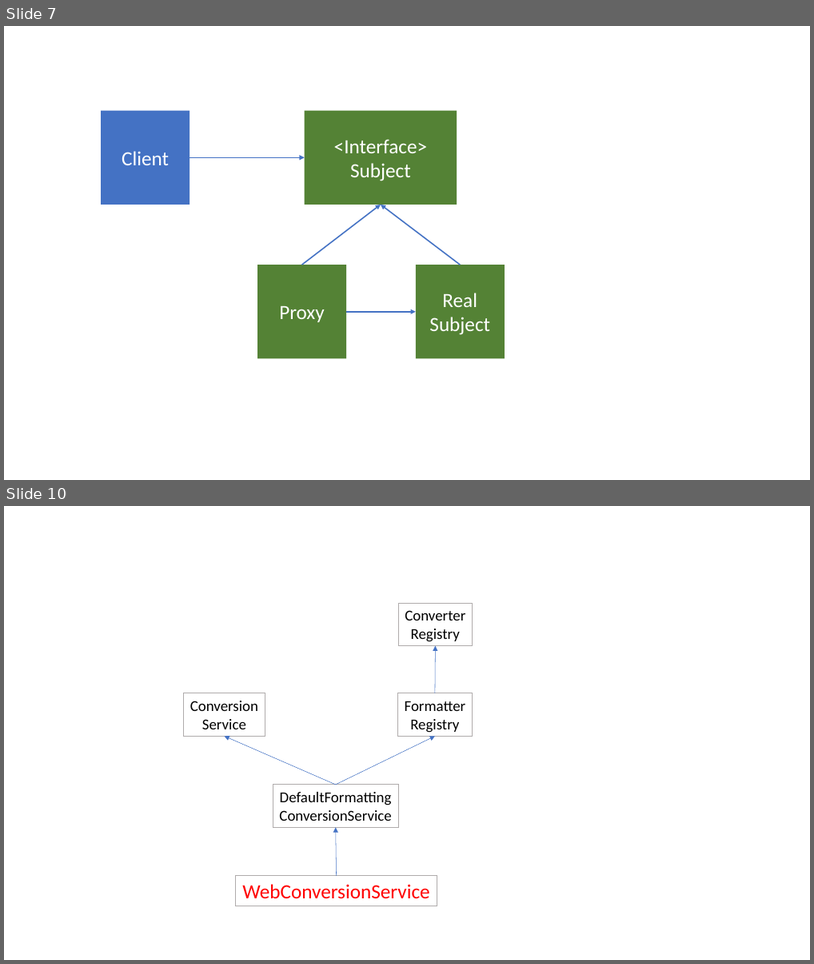
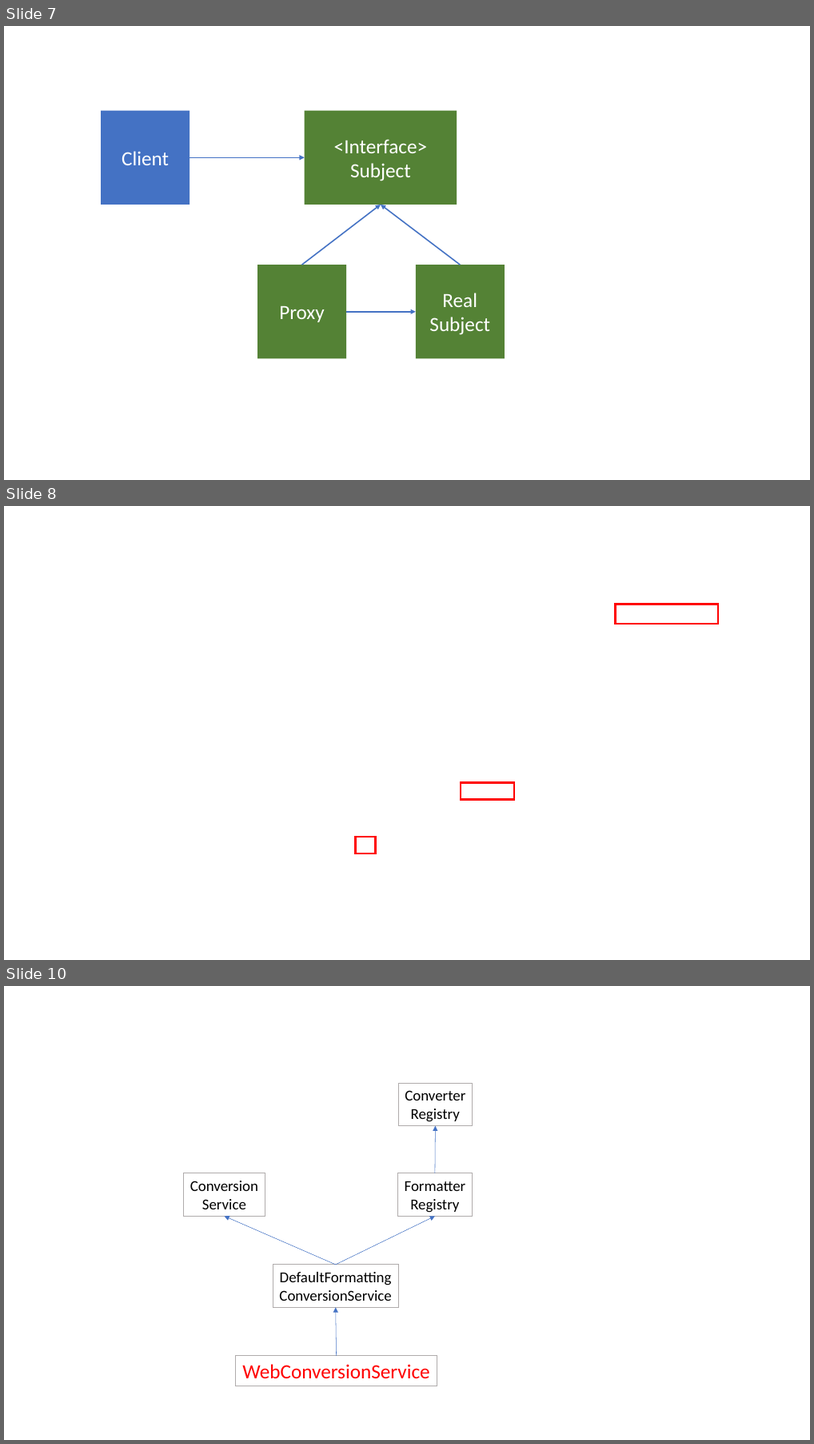
Before and after one commit to osj3474/Spring-Note, a slide deck: 02-스프링 프레임워크 핵심 기술/assets/image.pptx. Shown one above the other, each under a label of ours: slides 7 and 10 before the commit, slides 7, 8 and 10 after it; the slides between them are not shown. The pictures are 814x964 and 814x1444 pixels, drawn with LibreOffice and Linux fonts; fonts in the diff are those of the drawing; background and template pictures are left out. Boxes give left, top, right and bottom in pixels: in the first picture for what was removed or moved away, otherwise in the second. Text is boxed around its words. In the diff, an @@ line names an element or a change of style, - is before the commit and + after.

```diff
--- a/02-스프링 프레임워크 핵심 기술/assets/image.pptx
+++ b/02-스프링 프레임워크 핵심 기술/assets/image.pptx
@@ slide 8 added at [4,506,810,960], background picture (left out) @@
@@ rectangle added at [616,604,718,624], outline #FF0000 2.25 pt @@
@@ rectangle added at [461,783,514,800], outline #FF0000 2.25 pt @@
@@ rectangle added at [355,836,375,853], outline #FF0000 2.25 pt @@
```
Also in this commit, not shown: 1 slide removed, 1 other file.
